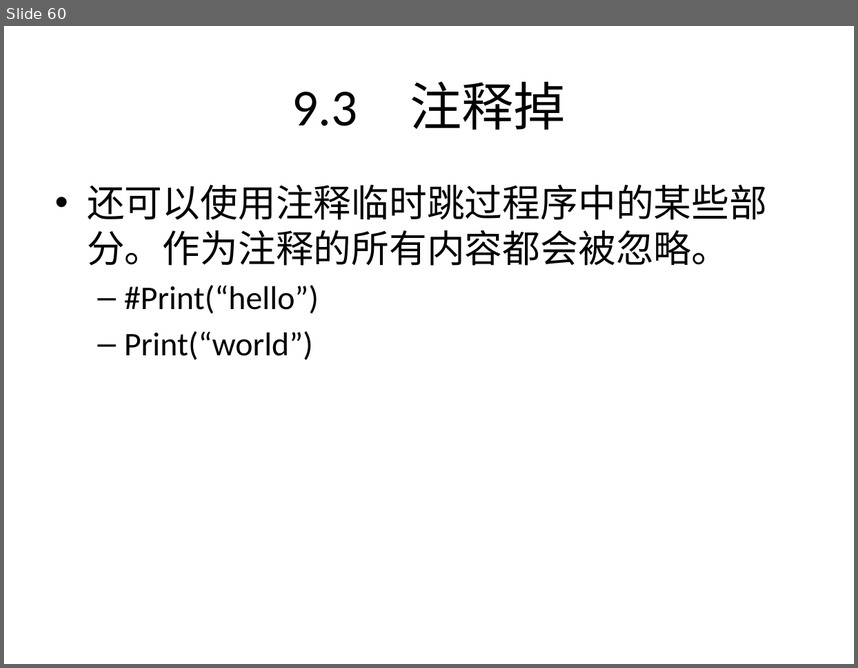
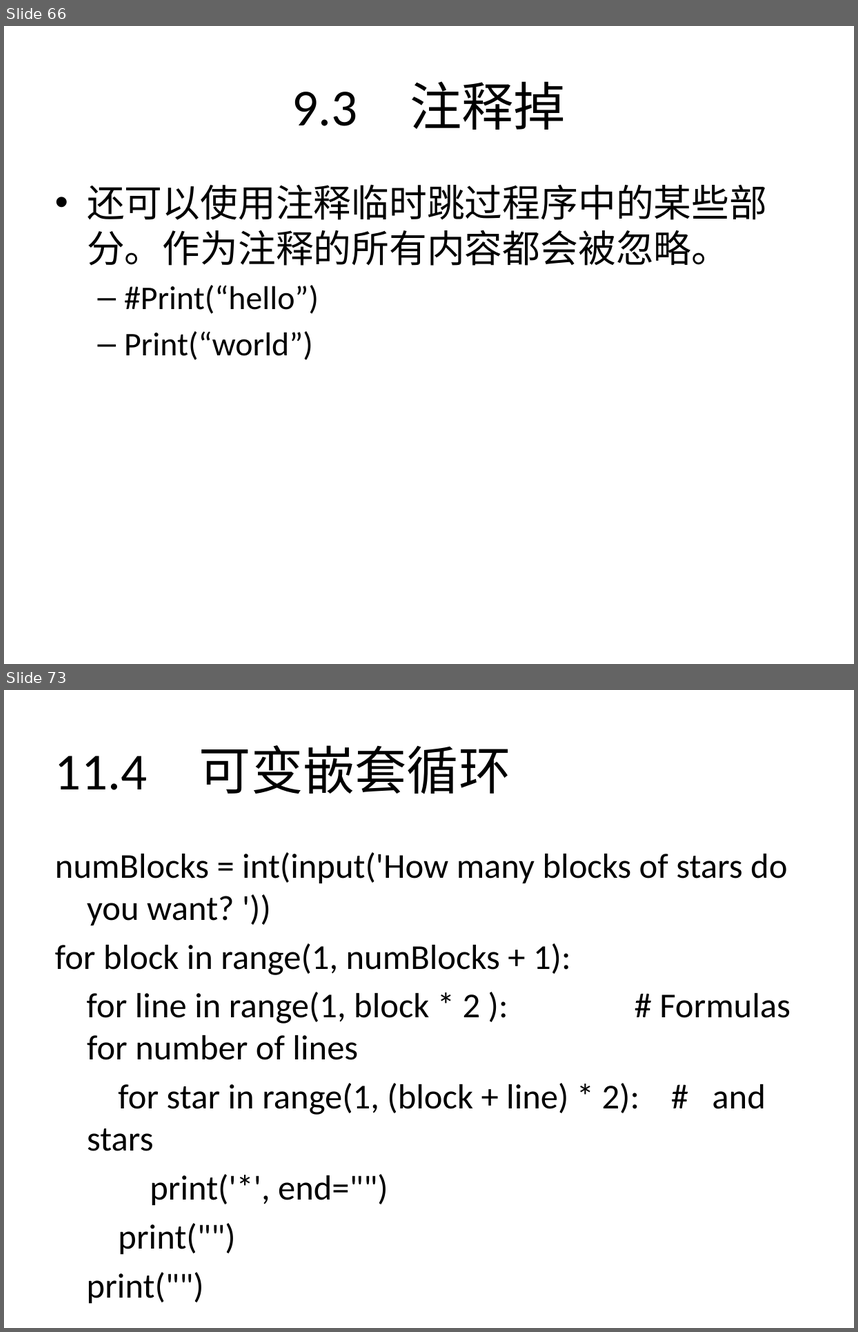
Before and after one commit to zhinan18/Python3, a slide deck: readme/Python3.pptx. Shown one above the other, each under a label of ours: slide 60 before the commit, slides 66 and 73 after it; the slides between them are not shown. The pictures are 858x668 and 858x1332 pixels, drawn with LibreOffice and Linux fonts; fonts in the diff are those of the drawing. Boxes give left, top, right and bottom in pixels: in the first picture for what was removed or moved away, otherwise in the second. Text is boxed around its words. In the diff, an @@ line names an element or a change of style, - is before the commit and + after.

```diff
--- a/readme/Python3.pptx
+++ b/readme/Python3.pptx
@@ slide 73 added at box(4, 690, 854, 1328), background #FFFFFF @@
@@ title added at box(55, 745, 511, 794), 44 pt, text #000000 @@
+11.4 可变嵌套循环
@@ text added at box(55, 852, 791, 1254), 29.6 pt, text #000000 @@
+numBlocks = int(input('How many blocks of stars do you want? '))
+for block in range(1, numBlocks + 1):
+for line in range(1, block * 2 ): # Formulas for number of lines
+for star in range(1, (block + line) * 2): # and stars
+print('*', end="")
+print("")
+print("")
@@ what was slide 60 is now slide 66 @@
```
Also in this commit, not shown: 1 slide changed, 16 other slides added, 10 other files.
